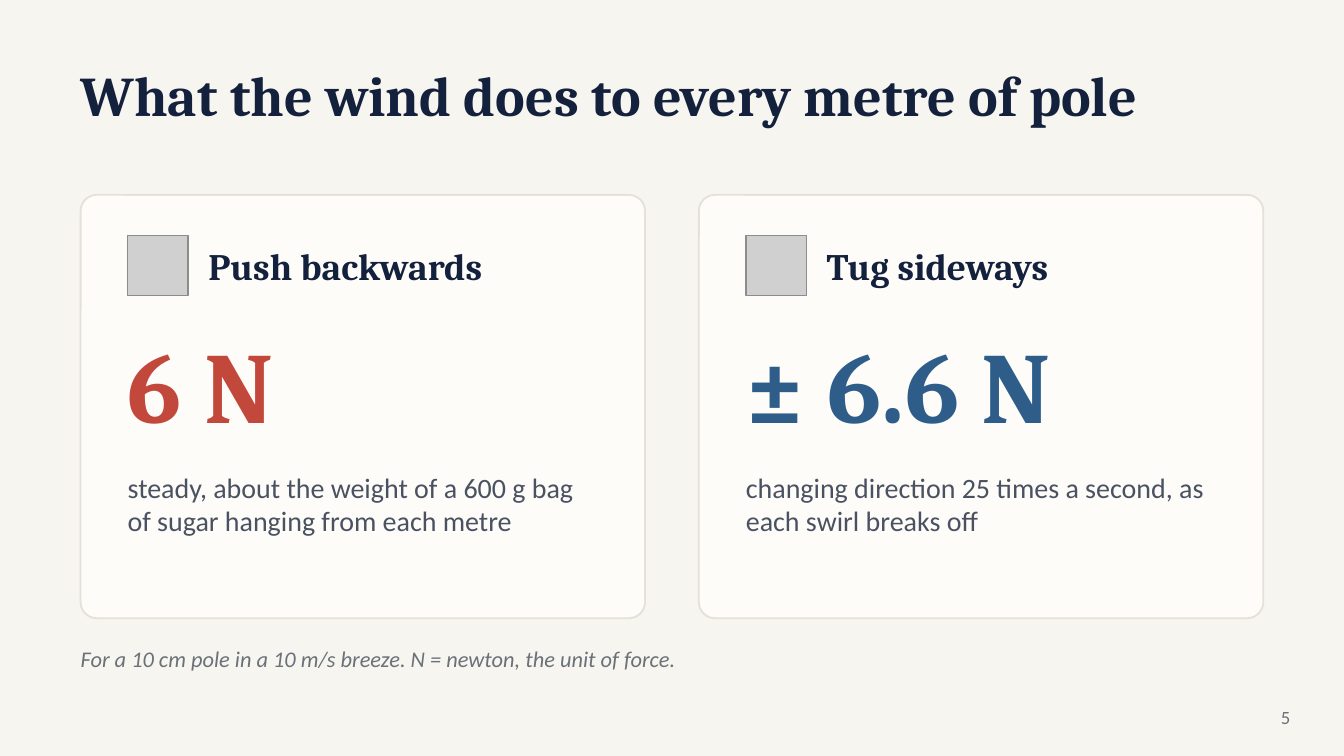
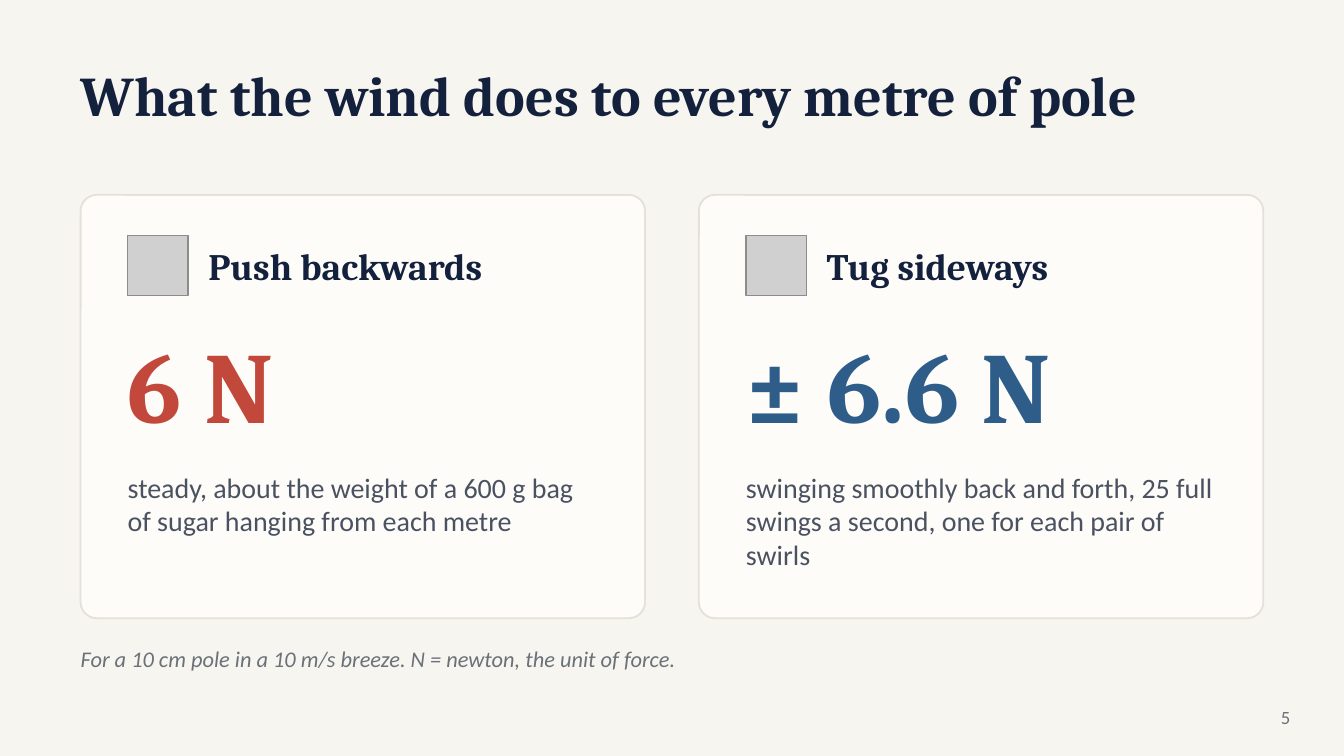
Before and after one commit to adibatic/cfd-cylinder, a slide deck: slide 5 of report/presentation.pptx. Drawn at 1344x756 pixels with LibreOffice and Linux fonts; fonts in the diff are those of the drawing; grey boxes stand for pictures. Boxes give left, top, right and bottom in pixels: in the first picture for what was removed or moved away, otherwise in the second. Text is boxed around its words. In the diff, an @@ line names an element or a change of style, - is before the commit and + after.

```diff
--- a/report/presentation.pptx
+++ b/report/presentation.pptx
@@ text at (746, 478, 1212, 565): text changed @@
-changing direction 25 times a second, as each swirl breaks off
+swinging smoothly back and forth, 25 full swings a second, one for each pair of swirls
```
Also in this commit, not shown: 2 other slides changed, 1 slide added, 2 other files.
